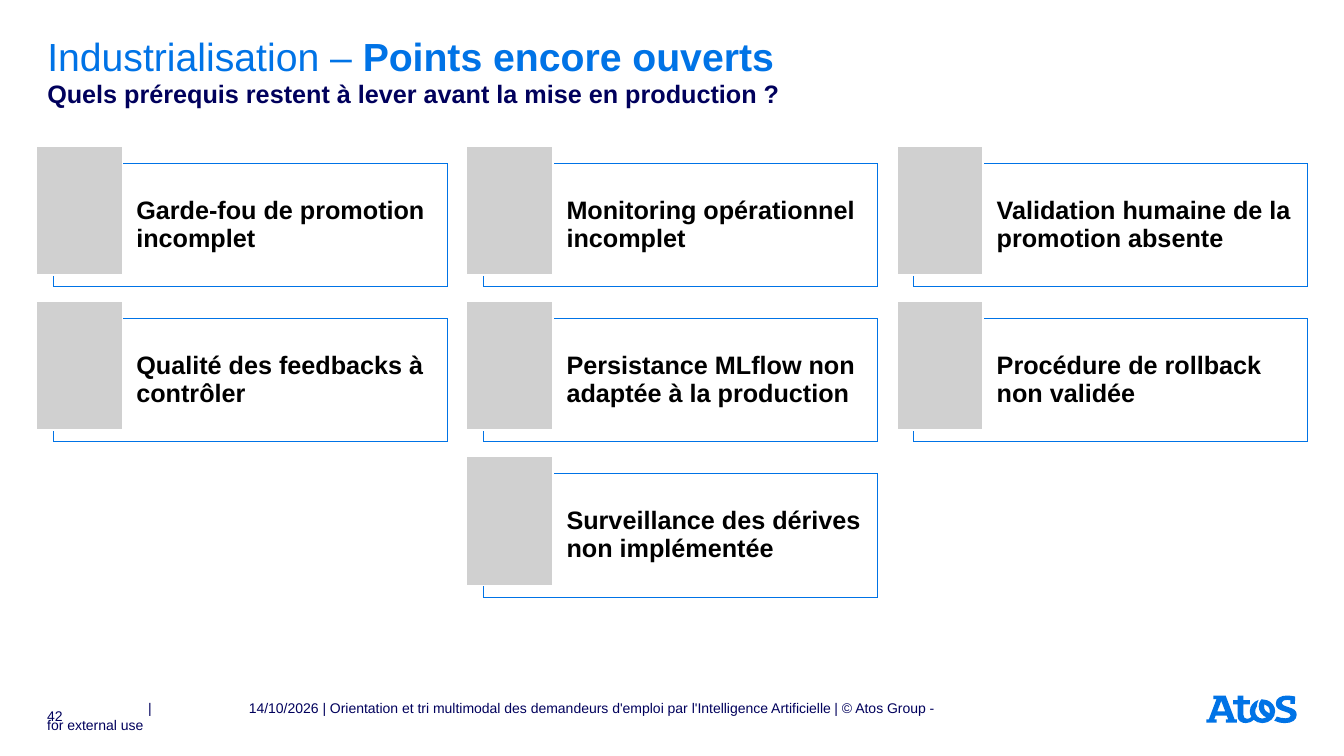
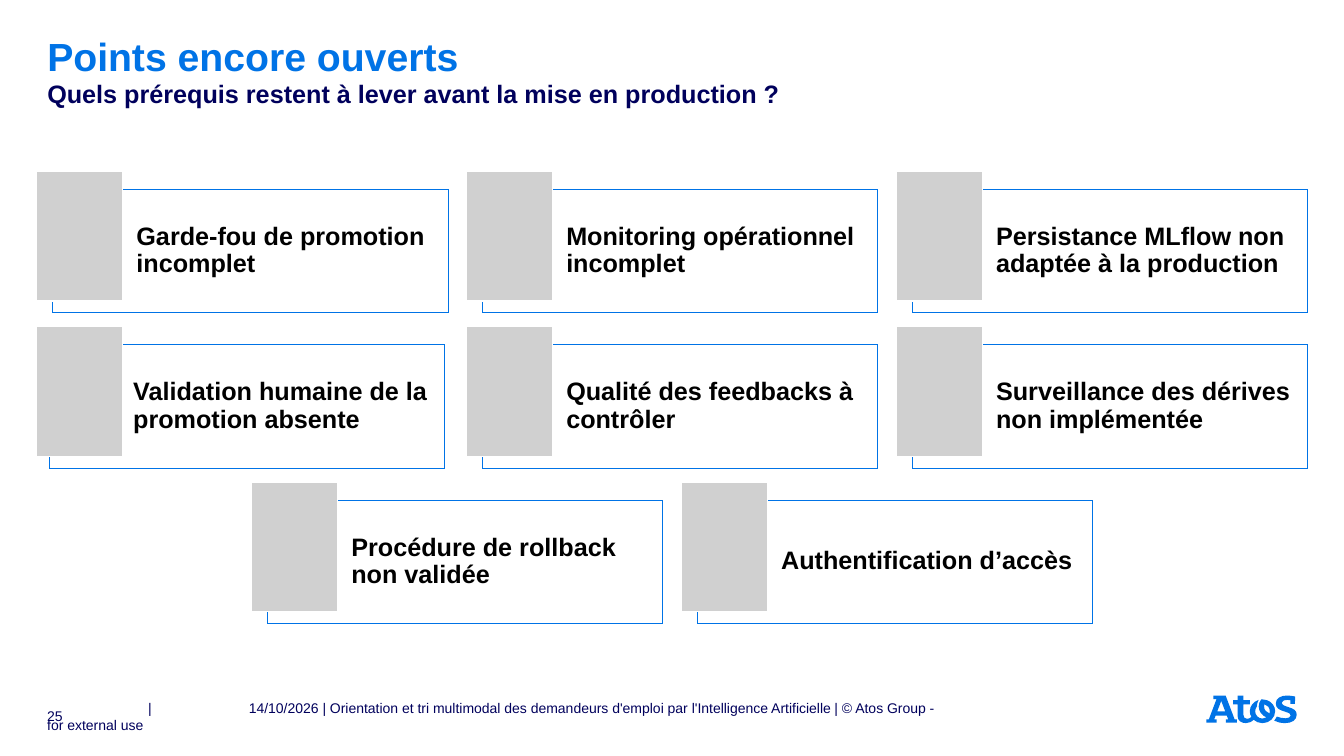
Before and after one commit to rbatos/Cas_usage_certif, a slide deck: slide 25 of presentation/Support_soutenance_certif.pptx (slide 42 before the commit). Drawn at 1344x756 pixels with LibreOffice and Linux fonts; fonts in the diff are those of the drawing; grey boxes stand for pictures. Boxes give left, top, right and bottom in pixels: in the first picture for what was removed or moved away, otherwise in the second. Text is boxed around its words. In the diff, an @@ line names an element or a change of style, - is before the commit and + after.

Commit message:
Docs(Presentation) Correction du spport de présentation qui n'était pas terrible et trop long + petite correction sur le notebook pour remonter l'ajout de S1 hybride dans le chapitre 5.2 pour l'avoir lors de la première validation croisée et non qu'à partir des modifications des hyperparametres

```diff
--- a/presentation/Support_soutenance_certif.pptx
+++ b/presentation/Support_soutenance_certif.pptx
@@ title at [47,42,458,72]: text changed @@
-Industrialisation – Points encore ouverts
+Points encore ouverts
@@ 6 pictures, 5 rectangles, 2 texts: place and size @@
-6 pictures, 5 rectangles, 2 texts at [36,146,1308,442]
+6 pictures, 5 rectangles, 2 texts at [36,171,1308,469]
@@ text "Persistance MLflow non adaptée à ...": place and size @@
-text "Persistance MLflow non adaptée à ..." at [567,355,855,407]
+text "Persistance MLflow non adaptée à ..." at [996,226,1284,278]
@@ rectangle: place and size @@
-rectangle at [53,319,448,442]
+rectangle at [49,345,445,469]
@@ text "Validation humaine de la promotion ...": place and size @@
-text "Validation humaine de la promotion ..." at [997,200,1290,252]
+text "Validation humaine de la promotion ..." at [133,381,427,433]
@@ text "Qualité des feedbacks à contrôler": place and size @@
-text "Qualité des feedbacks à contrôler" at [136,355,423,403]
+text "Qualité des feedbacks à contrôler" at [566,381,853,429]
@@ text "Surveillance des dérives non implémentée": place and size @@
-text "Surveillance des dérives non implémentée" at [567,510,860,562]
+text "Surveillance des dérives non implémentée" at [996,381,1290,433]
@@ picture removed at [467,456,554,585] @@
@@ text "Procédure de rollback non validée": place and size @@
-text "Procédure de rollback non validée" at [997,355,1262,403]
+text "Procédure de rollback non validée" at [351,537,616,584]
@@ rectangle: place and size @@
-rectangle at [483,474,877,597]
+rectangle at [268,500,663,624]
@@ group added at [251,482,1093,624]: 2 pictures, 1 rectangle, 1 text @@
+Authentification d’accès
@@ page number at [47,711,63,725]: text changed @@
-42
+25
```
Also in this commit, not shown: 25 other slides changed, 18 slides removed, 2 other files.
